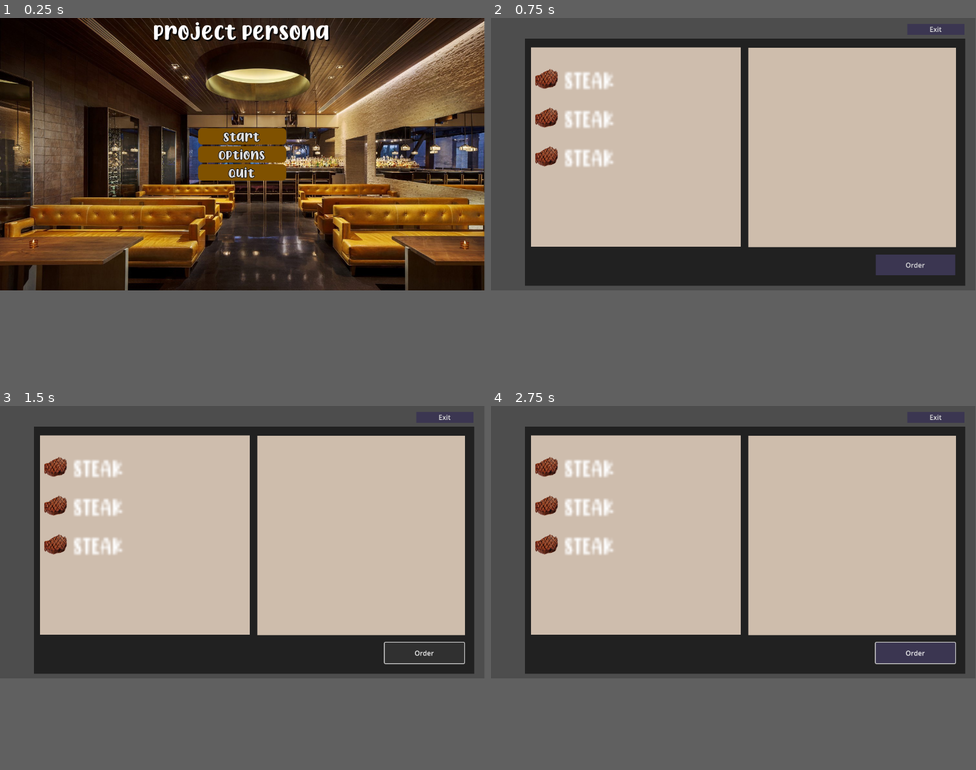
Above: before the commit, frames 1-4 (two rows, left to right).
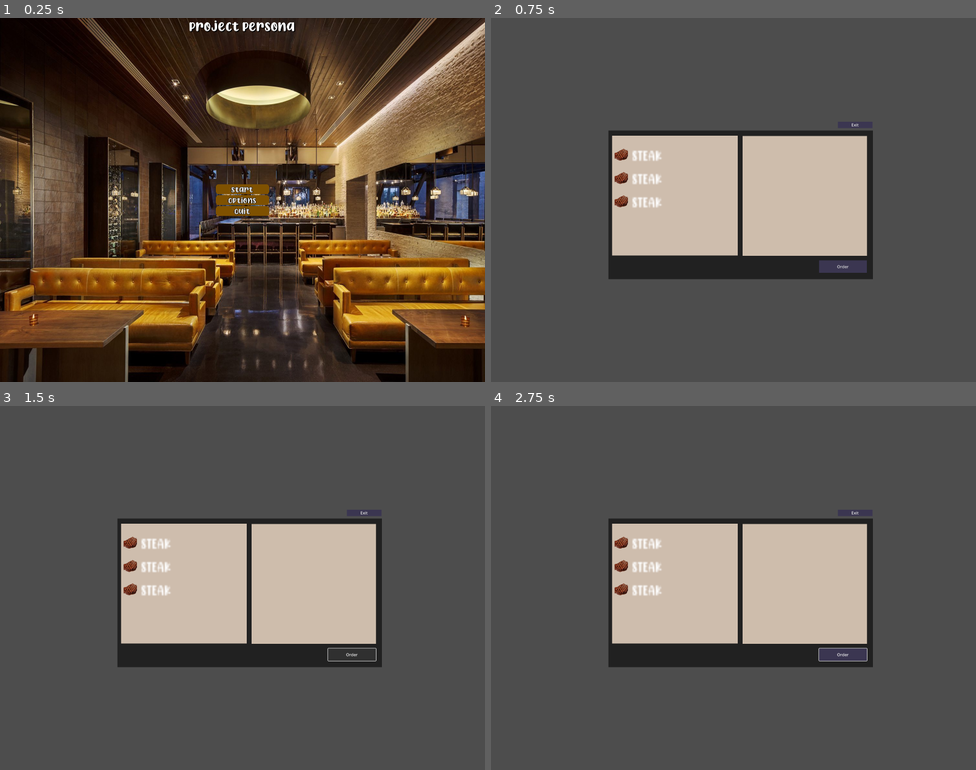
Above: after the commit, the same moments.

Repository: colorfulparadox/ASU-Capstone-TrainingGame
Game: Godot game, scene res://nodes/main_menu_ui.tscn
The game is run twice, just before and just after one commit, with the same random seed, the same clock (stepped at 60 frames per second) and the same inputs.
Inputs (mouse positions are in pixels of both pictures, inside the frame that each line leads up to):
- Up to frame 1 (0.25 s): no input
- Up to frame 2 (0.75 s): click "Start" at 0.5 s
- Up to frame 3 (1.5 s): click "Order" at 1.25 s
- Up to frame 4 (2.75 s): click (529, 449) at 2.02 s
In our replay, the window is 799x449 before the commit and 800x600 after it. These sizes can differ from the game's own. Grey fills any space a smaller window leaves; there, only what the larger window draws over its background counts as a difference.

The runs differ from the first frame. In frame 1, 74% of the frame differs, in the area x 0-100%, y 0-100%; in frame 2, 43%; in frame 3, 43%; in frame 4, 43%.

Commit message:
change resizing behavior + increase minimum viewport size

Diff:
--- a/game/project.godot
+++ b/game/project.godot
@@ -14,6 +14,13 @@
 run/main_scene="res://nodes/main_menu_ui.tscn"
 config/features=PackedStringArray("4.3", "GL Compatibility")
 config/icon="res://icon.svg"
+
+[display]
+
+window/size/viewport_width=1920
+window/size/viewport_height=1440
+window/size/initial_position_type=3
+window/stretch/mode="viewport"
 
 [global_group]
 
